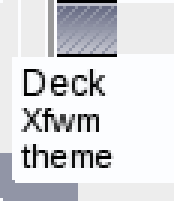
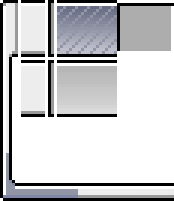
Two versions of the same layered image (w=174, h=201). Layer-by-layer changes:
added layer "bottom-inactive.png" in group "bottom sprites" over (78, 183, 174, 201)
added layer "bottom-inactive.xpm" in group "bottom sprites" over (78, 183, 174, 201)
renamed "bottom.png" to "bottom-active.png", showed it over (78, 183, 174, 201)
renamed "bottom-left.png" to "bottom-left-active.png", showed it, painted on it over (0, 153, 78, 201)
added layer "left-inactive.png" in group "left sprites" over (0, 57, 12, 153)
added layer "left-inactive.xpm" in group "left sprites" over (0, 57, 12, 153)
renamed "left.png" to "left-active.png", showed it over (0, 57, 12, 153)
renamed "top-left.png" to "top-left-active.png", showed it, painted on it over (0, 0, 18, 57)
added layer "title-1-inactive.png" in group "title sprites" over (21, 60, 45, 117)
added layer "title-1-inactive.xpm" in group "title sprites" over (21, 60, 45, 117)
renamed "title-1.png" to "title-1-active.png", showed it over (21, 0, 45, 57)
added layer "title-2-inactive.png" in group "title sprites" over (48, 60, 54, 114)
added layer "title-2-inactive.xpm" in group "title sprites" over (48, 60, 54, 114)
renamed "title-2.png" to "title-2-active.png", showed it over (48, 0, 54, 57)
added layer "title-3-inactive.png" in group "title sprites" over (57, 60, 117, 117)
added layer "title-3-inactive.xpm" in group "title sprites" over (57, 60, 117, 117)
added layer "title-3-active.png" in group "title sprites" over (57, 3, 117, 6)
renamed "title-3.xpm" to "title-3-active.xpm", painted on it over (57, 3, 117, 6)
showed "pressed.png" over (117, 3, 174, 54)
showed "pressed.xpm", painted on it over (117, 3, 174, 54)
hid "active.xpm" over (117, 3, 174, 54)
hid "Xfwm ..." over (21, 108, 114, 168)
hid "Deck" over (21, 69, 108, 96)
hid "bg" over (0, 0, 174, 201)
